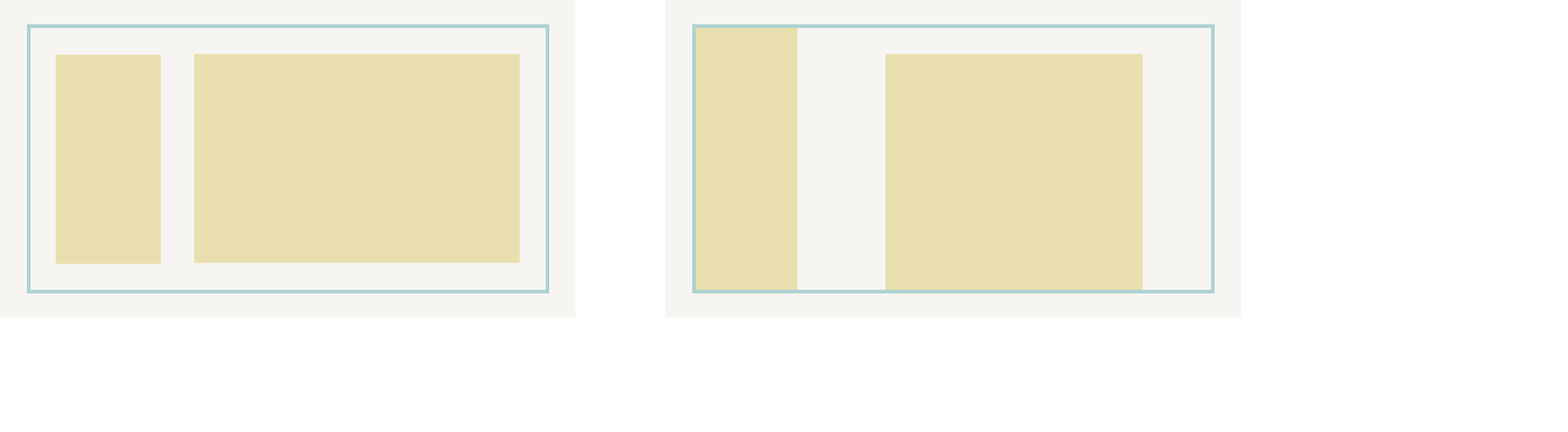
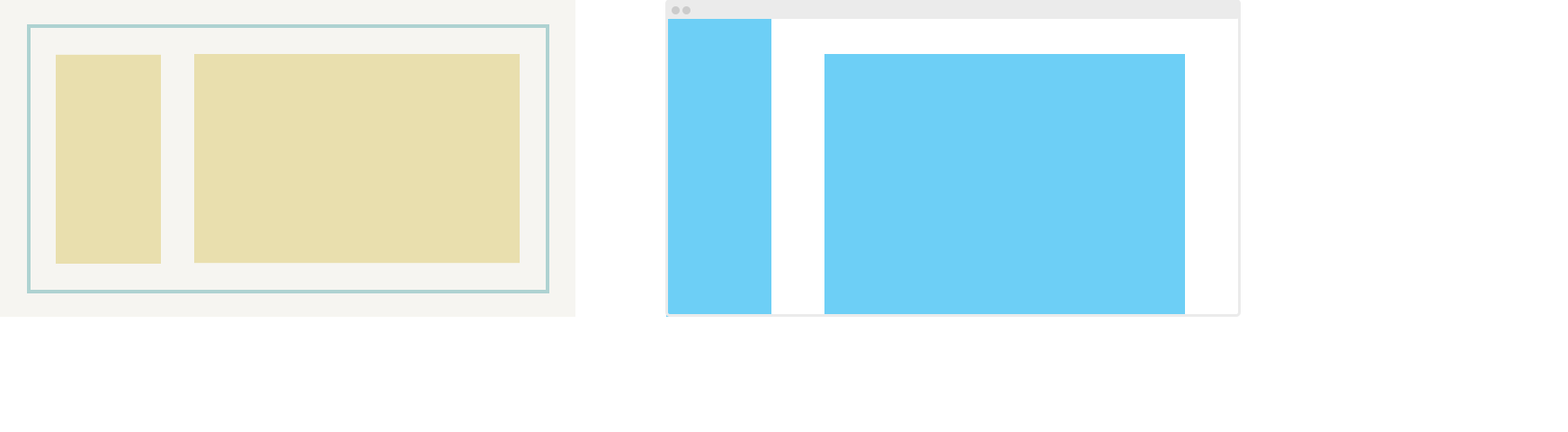
The second w=1568, h=432 image is a revision of the first. Changes to its layers:
removed layer "Container" (1st of 2, in "cols-fixed-aside.svg") from group "cols-fixed-aside.svg" over bbox(692, 24, 1215, 294)
added group "bar" (1st of 2, in "cols-fixed-aside.svg") with 4 layers in group "cols-fixed-aside.svg" over bbox(665, 0, 1241, 317)
added layer "b" (1st of 2, in "cols-fixed-aside.svg" › "bar") in group "bar" over bbox(682, 6, 691, 15)
added layer "b" (2nd of 2, in "cols-fixed-aside.svg" › "bar") in group "bar" over bbox(671, 6, 680, 15)
added layer "bar" (2nd of 2, in "cols-fixed-aside.svg" › "bar") in group "bar" over bbox(665, 0, 1241, 19)
added layer "Screen bg" in group "bar" over bbox(665, 0, 1241, 317)
painted on "main" (1st of 2, in "cols-fixed-aside.svg") over bbox(824, 53, 1185, 317)
painted on "aside" (1st of 2, in "cols-fixed-aside.svg") over bbox(666, 18, 798, 317)
removed layer "bg" (1st of 2, in "cols-fixed-aside.svg") from group "cols-fixed-aside.svg" over bbox(665, 0, 1241, 317)
